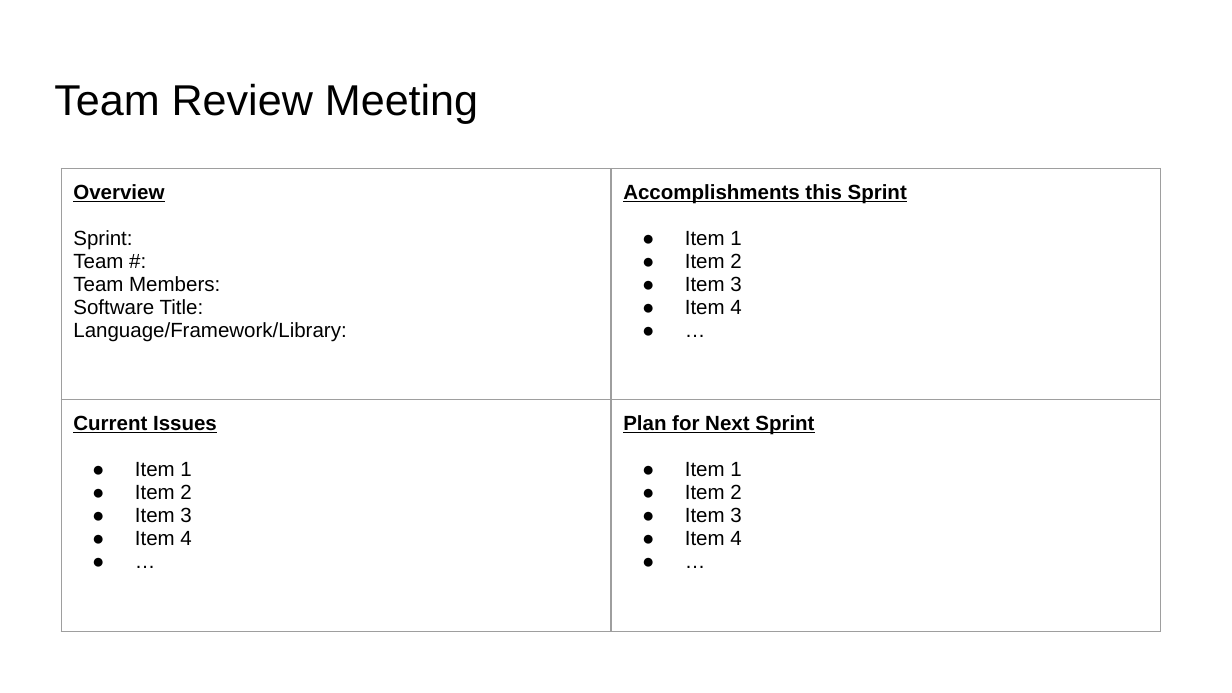
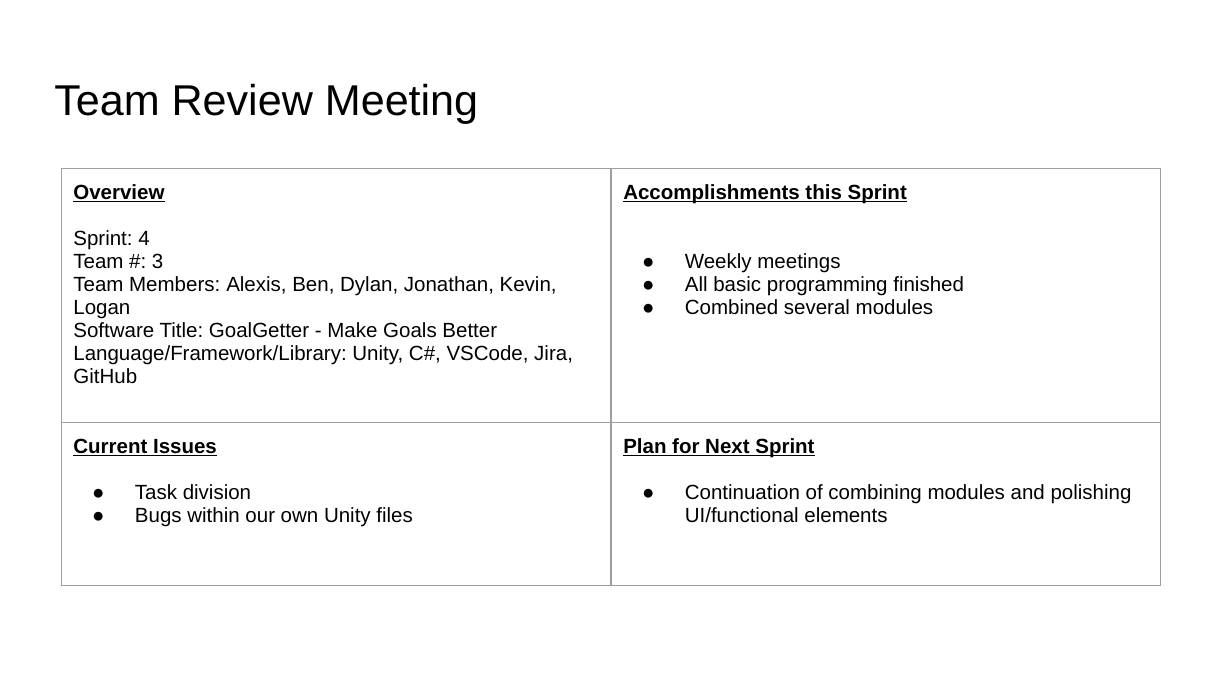
Before and after one commit to dbout01/cse310, a slide deck: slide 1 of sprint-4/team_review.pptx. Drawn at 1232x693 pixels with LibreOffice and Linux fonts; fonts in the diff are those of the drawing. Boxes give left, top, right and bottom in pixels: in the first picture for what was removed or moved away, otherwise in the second. Text is boxed around its words. In the diff, an @@ line names an element or a change of style, - is before the commit and + after.

```diff
--- a/sprint-4/team_review.pptx
+++ b/sprint-4/team_review.pptx
@@ table at [62, 169, 1161, 612] @@
-row 1, column 1: Overview / Sprint: / Team #: / Team Members: / Software Title: / Language/Framework/Library:
+row 1, column 1: Overview / Sprint: 4 / Team #: 3 / Team Members: Alexis, Ben, Dylan, Jonathan, Kevin, Logan / Software Title: GoalGetter - Make Goals Better / Language/Framework/Library: Unity, C#, VSCode, Jira, GitHub
-row 1, column 2: Accomplishments this Sprint / Item 1 / Item 2 / Item 3 / Item 4 / …
+row 1, column 2: Accomplishments this Sprint / Weekly meetings / All basic programming finished / Combined several modules
-row 2, column 1: Current Issues / Item 1 / Item 2 / Item 3 / Item 4 / …
+row 2, column 1: Current Issues / Task division / Bugs within our own Unity files
-row 2, column 2: Plan for Next Sprint / Item 1 / Item 2 / Item 3 / Item 4 / …
+row 2, column 2: Plan for Next Sprint / Continuation of combining modules and polishing UI/functional elements
```
Also in this commit, not shown: 12 other files.
